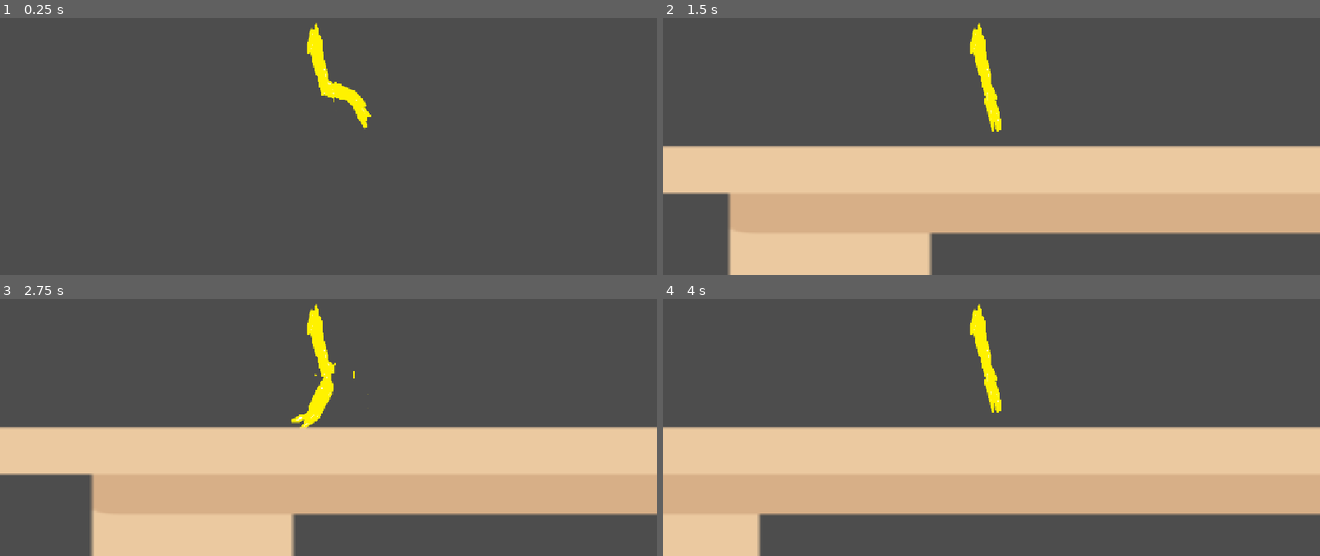
Above: before the commit, frames 1-4 (two rows, left to right).
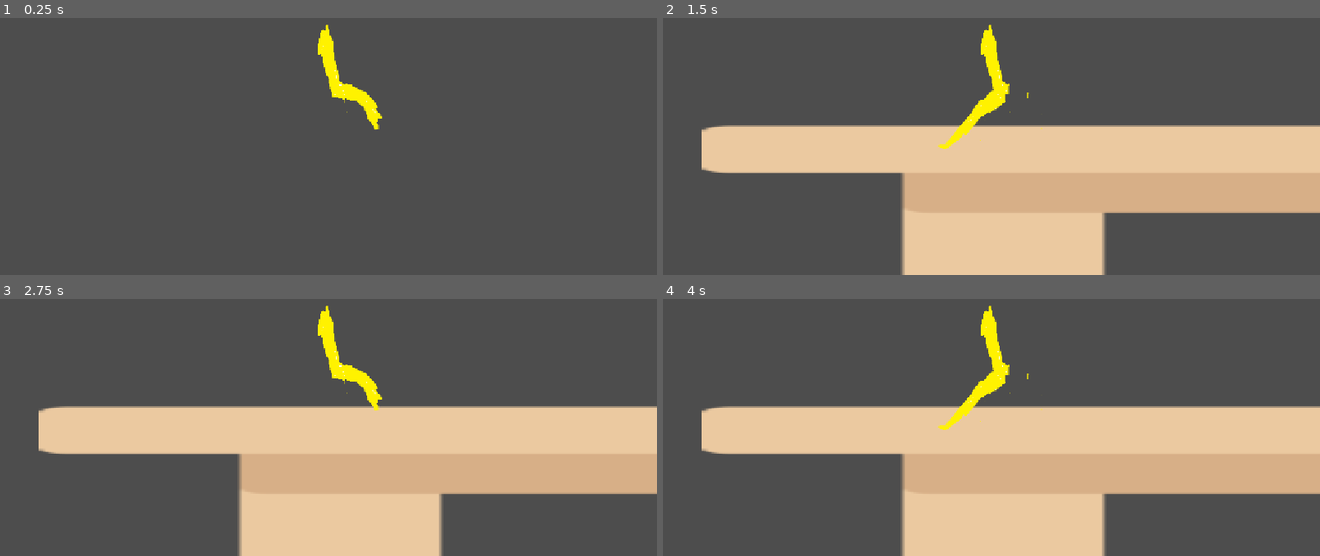
Above: after the commit, the same moments.

Repository: UgandaCodes/Haven-Project
Game: Godot game, scene res://scenes/Game.tscn
The game is run twice, just before and just after one commit, with the same random seed, the same clock (stepped at 60 frames per second) and the same inputs.
Inputs:
- Up to frame 1 (0.25 s): no input
- Up to frame 2 (1.5 s): tap Enter (ui_accept) at 0.5, 0.77 s; hold Right (ui_right) from 0.53 s (still down)
- Up to frame 3 (2.75 s): tap Enter (ui_accept) at 1.52 s; release Right (ui_right) at 2.03 s; hold Left (ui_left) from 2.03 s (still down)
- Up to frame 4 (4 s): release Left (ui_left) at 2.78 s; hold Right (ui_right) from 2.78 s (still down); tap Enter (ui_accept) at 3.02, 3.77 s

The runs differ from the first frame. In frame 1, 1.2% of the frame differs, in the area x 46-59%, y 1-44%; in frame 2, 36%; in frame 3, 34%; in frame 4, 36%, in the area x 0-100%, y 1-100%.

Commit message:
Test

Diff:
--- a/scenes/Game.tscn
+++ b/scenes/Game.tscn
@@ -1,35 +1,7 @@
 [gd_scene format=3 uid="uid://cq6ba5q5cgibg"]
 
-[ext_resource type="Script" uid="uid://djb46r8sr2x6p" path="res://Player.gd" id="1_aug50"]
-[ext_resource type="Texture2D" uid="uid://bqskr8a0ssccm" path="res://assets/Idle1.png" id="2_kiw3p"]
-[ext_resource type="Texture2D" uid="uid://byubsa3fyvlms" path="res://assets/Idle2 (1).png" id="3_400sg"]
-[ext_resource type="Texture2D" uid="uid://cjaqnrn0qbkf5" path="res://assets/Idle3.png" id="4_g4kob"]
-[ext_resource type="Texture2D" uid="uid://b62mkvhbeb6un" path="res://assets/Idle4.png" id="5_qy1jj"]
+[ext_resource type="PackedScene" uid="uid://437jfinw5jgg" path="res://scenes/player.tscn" id="1_qbsmt"]
 [ext_resource type="Texture2D" uid="uid://bcqxwyrb851lq" path="res://assets/Table.png" id="6_3xj3m"]
-
-[sub_resource type="SpriteFrames" id="SpriteFrames_h45xw"]
-animations = [{
-"frames": [{
-"duration": 1.0,
-"texture": ExtResource("2_kiw3p")
-}, {
-"duration": 1.0,
-"texture": ExtResource("3_400sg")
-}, {
-"duration": 1.0,
-"texture": ExtResource("4_g4kob")
-}, {
-"duration": 1.0,
-"texture": ExtResource("5_qy1jj")
-}],
-"loop": 1,
-"name": &"default",
-"speed": 5.0
-}]
-
-[sub_resource type="CapsuleShape2D" id="CapsuleShape2D_80iay"]
-radius = 59.0
-height = 262.0
 
 [sub_resource type="PhysicsMaterial" id="PhysicsMaterial_h45xw"]
 
@@ -38,21 +10,10 @@
 
 [node name="Game" type="Node2D" unique_id=746243609]
 
-[node name="Player" type="CharacterBody2D" parent="." unique_id=2049725909]
-script = ExtResource("1_aug50")
+[node name="Player" parent="." unique_id=1508523410 instance=ExtResource("1_qbsmt")]
 
-[node name="AnimatedSprite2D" type="AnimatedSprite2D" parent="Player" unique_id=451360803]
-position = Vector2(-123, -114)
-sprite_frames = SubResource("SpriteFrames_h45xw")
-autoplay = "default"
-frame_progress = 0.743288
-
-[node name="CollisionShape2D" type="CollisionShape2D" parent="Player" unique_id=1653703146]
-position = Vector2(-359, -362)
-shape = SubResource("CapsuleShape2D_80iay")
-
-[node name="Camera2D" type="Camera2D" parent="Player" unique_id=597583682]
-position = Vector2(-351, -315)
+[node name="AnimatedSprite2D" parent="Player" index="0" unique_id=61520147]
+z_index = 5
 
 [node name="StaticBody2D" type="StaticBody2D" parent="." unique_id=870457588]
 position = Vector2(330, 405)
@@ -67,3 +28,5 @@
 position = Vector2(918.5, -82)
 scale = Vector2(7.61914, 1)
 shape = SubResource("RectangleShape2D_0o143")
+
+[editable path="Player"]
--- /dev/null
+++ b/scenes/player.tscn
@@ -0,0 +1,47 @@
+[gd_scene format=3 uid="uid://437jfinw5jgg"]
+
+[ext_resource type="Script" uid="uid://djb46r8sr2x6p" path="res://scripts/Player.gd" id="1_qlg0r"]
+[ext_resource type="Texture2D" uid="uid://bqskr8a0ssccm" path="res://assets/Idle1.png" id="2_tuyoq"]
+[ext_resource type="Texture2D" uid="uid://byubsa3fyvlms" path="res://assets/Idle2 (1).png" id="3_fjrip"]
+[ext_resource type="Texture2D" uid="uid://cjaqnrn0qbkf5" path="res://assets/Idle3.png" id="4_smehm"]
+[ext_resource type="Texture2D" uid="uid://b62mkvhbeb6un" path="res://assets/Idle4.png" id="5_ur7pv"]
+
+[sub_resource type="SpriteFrames" id="SpriteFrames_h45xw"]
+animations = [{
+"frames": [{
+"duration": 1.0,
+"texture": ExtResource("2_tuyoq")
+}, {
+"duration": 1.0,
+"texture": ExtResource("3_fjrip")
+}, {
+"duration": 1.0,
+"texture": ExtResource("4_smehm")
+}, {
+"duration": 1.0,
+"texture": ExtResource("5_ur7pv")
+}],
+"loop": 1,
+"name": &"Walk",
+"speed": 5.0
+}]
+
+[sub_resource type="CapsuleShape2D" id="CapsuleShape2D_80iay"]
+radius = 22.0
+height = 138.0
+
+[node name="Player" type="CharacterBody2D" unique_id=1508523410]
+script = ExtResource("1_qlg0r")
+
+[node name="AnimatedSprite2D" type="AnimatedSprite2D" parent="." unique_id=61520147]
+position = Vector2(-123, -114)
+sprite_frames = SubResource("SpriteFrames_h45xw")
+animation = &"Walk"
+autoplay = "Walk"
+
+[node name="CollisionShape2D" type="CollisionShape2D" parent="." unique_id=1980010092]
+position = Vector2(-358, -338)
+shape = SubResource("CapsuleShape2D_80iay")
+
+[node name="Camera2D" type="Camera2D" parent="." unique_id=975387741]
+position = Vector2(-370, -317)
--- a/Player.gd
+++ b/scripts/Player.gd
@@ -1,5 +1,4 @@
 extends CharacterBody2D
-
 
 const SPEED = 300.0
 const JUMP_VELOCITY = -400.0
@@ -13,10 +12,9 @@
 	# Handle jump.
 	if Input.is_action_just_pressed("ui_accept") and is_on_floor():
 		velocity.y = JUMP_VELOCITY
-
 	# Get the input direction and handle the movement/deceleration.
 	# As good practice, you should replace UI actions with custom gameplay actions.
-	var direction := Input.get_axis("ui_left", "ui_right")
+	var direction := Input.get_axis("ui_a", "ui_d")
 	if direction:
 		velocity.x = direction * SPEED
 	else:
Binary file added: assets/Ketchup.png
Not shown, added: assets/Ketchup.png.import
Renamed: Player.gd.uid -> scripts/Player.gd.uid
